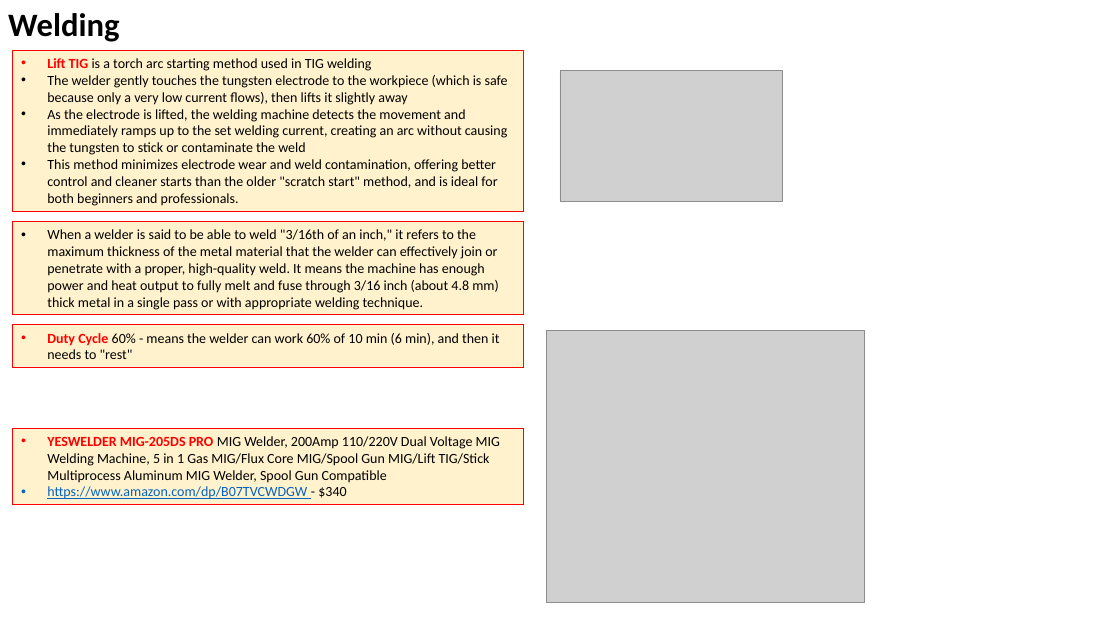
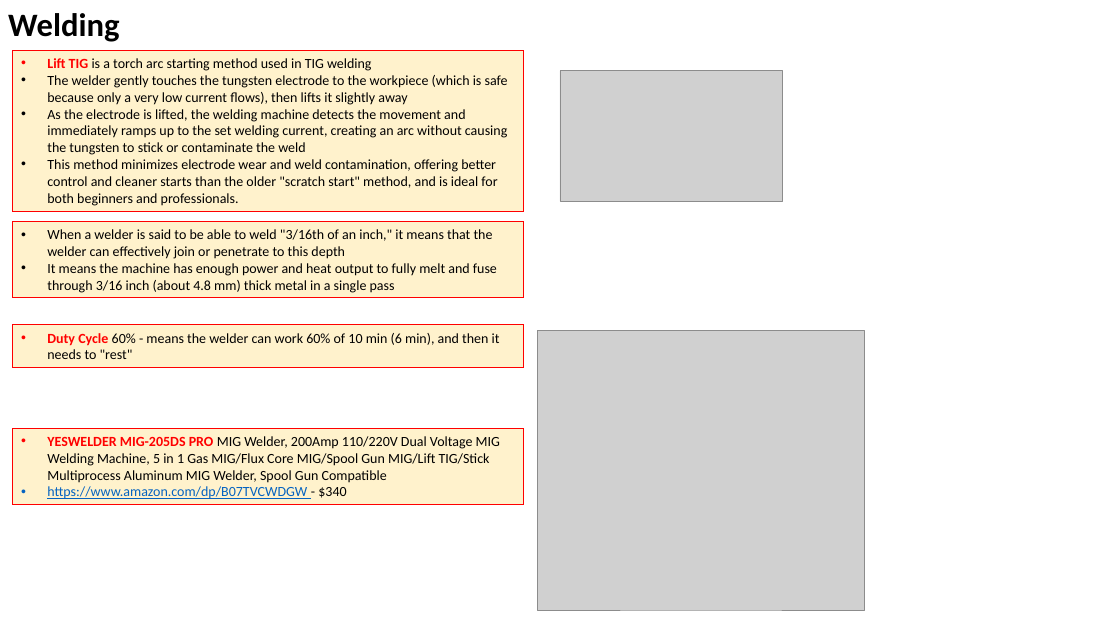
Before and after one commit to lselector/misc_farm, a slide deck: slide 2 of welding.pptx. Drawn at 1120x630 pixels with LibreOffice and Linux fonts; fonts in the diff are those of the drawing; grey boxes stand for pictures. Boxes give left, top, right and bottom in pixels: in the first picture for what was removed or moved away, otherwise in the second. Text is boxed around its words. In the diff, an @@ line names an element or a change of style, - is before the commit and + after.

```diff
--- a/welding.pptx
+++ b/welding.pptx
@@ rectangle "When a welder is said ...": place and size @@
-rectangle "When a welder is said ..." at box(13, 222, 523, 315)
+rectangle "When a welder is said ..." at box(13, 222, 523, 298)
@@ text in rectangle at box(47, 229, 497, 293): text changed @@
-• When a welder is said to be able to weld "3/16th of an inch," it refers to the maximum thickness of the metal material that the welder can effectively join or penetrate with a proper, high-quality weld. It means the machine has enough power and heat output to fully melt and fuse through 3/16 inch (about 4.8 mm) thick metal in a single pass or with appropriate welding technique.
+• When a welder is said to be able to weld "3/16th of an inch," it means that the welder can effectively join or penetrate to this depth
+• It means the machine has enough power and heat output to fully melt and fuse through 3/16 inch (about 4.8 mm) thick metal in a single pass
@@ picture: place and size @@
-picture at box(546, 331, 865, 603)
+picture at box(538, 331, 865, 611)
```
Also in this commit, not shown: 4 other slides changed.
